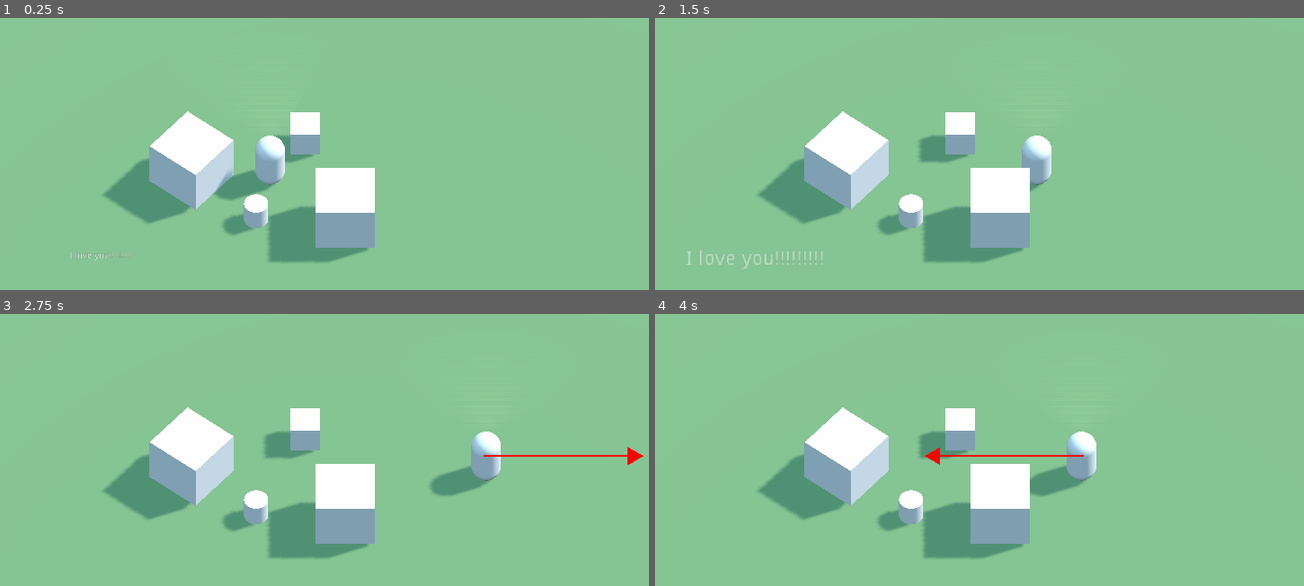
Above: before the commit, frames 1-4 (two rows, left to right).
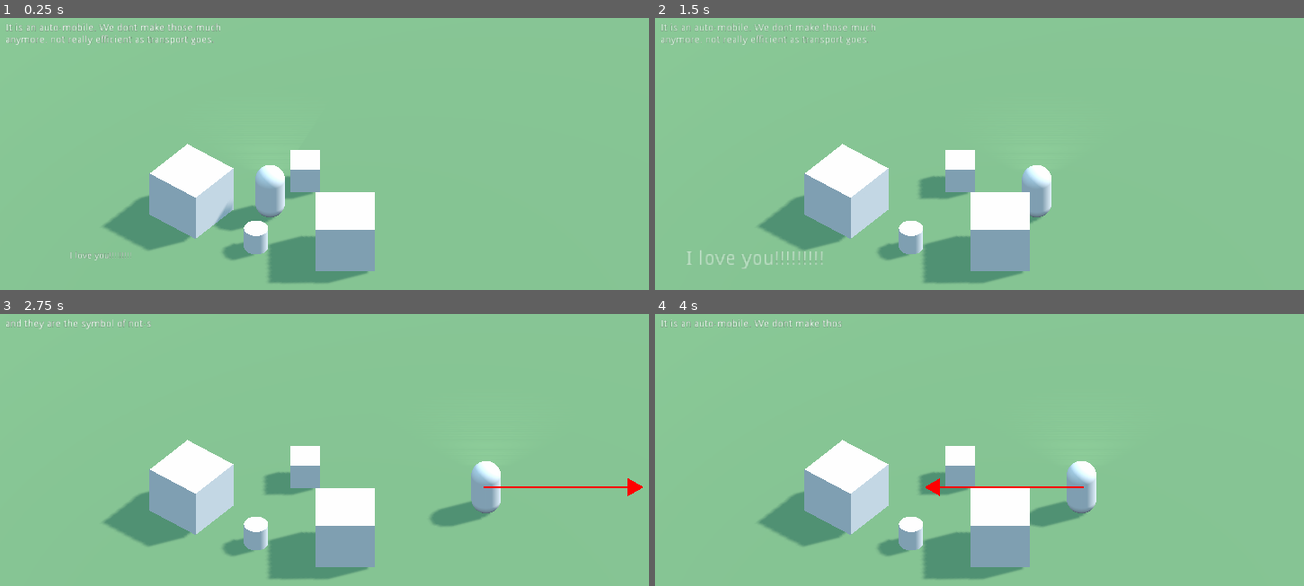
Above: after the commit, the same moments.

Repository: anthonyec/201009_godot_test
Game: Godot game, scene res://scene_3d.tscn
The game is run twice, just before and just after one commit, with the same random seed, the same clock (stepped at 60 frames per second) and the same inputs.
Inputs:
- Up to frame 1 (0.25 s): no input
- Up to frame 2 (1.5 s): hold D (move_right) 0.53-1.28 s; hold Down (ui_down) from 1.28 s (still down)
- Up to frame 3 (2.75 s): release Down (ui_down) at 2.03 s; hold D (move_right) from 2.03 s (still down)
- Up to frame 4 (4 s): release D (move_right) at 2.78 s; hold Up (ui_up) 2.78-3.53 s; tap Enter at 3.5 s; hold A (move_left) from 3.53 s (still down)

The runs differ from the first frame. In frame 1, 14% of the frame differs, in the area x 0-58%, y 1-98%; in frame 2, 14%; in frame 3, 15%, in the area x 0-100%, y 1-98%; in frame 4, 15%.

Commit message:
Add really glitchy scrolly text

Diff:
--- /dev/null
+++ b/dialogue/dialogue.gd
@@ -0,0 +1,139 @@
+extends Control
+
+onready var label = $Label
+onready var tween = $Tween
+
+var duration = 0.5
+var text = { chars = 0 }
+var chars = 0
+
+var currentLineIndex = 0
+var lines = [
+  "It is an auto-mobile. We don’t make those much anymore, not really efficient as transport goes.",
+  "and they are the symbol of not-so-great things...",
+  "It can be a weapon",
+  "It has been used as a weapon… in the past…",
+  "one has to use it carefully, meaningfully and respectfull",
+  "Anyway I think some nerds in a nearby territory still produce a handful, out of sheer passion.",
+  "But this one is unique. This one is a souvenir."
+]
+
+func steppy(_object, key, _elapsed, value):
+  if key != ":chars":
+    return
+
+  var charCount = round(value)
+  var line = lines[currentLineIndex].substr(0, charCount)
+
+  $Label.text= line
+
+func _ready():
+  label.text = lines[0]
+
+func _input(event):
+  if event.is_action_pressed("ui_up"):
+    tickerPrevLine()
+
+  if event.is_action_pressed("ui_down"):
+    tickerNextLine()
+
+
+func showPrevLine():
+  var prevIndex = clamp(currentLineIndex - 1, 0, lines.size() - 1)
+  currentLineIndex = prevIndex;
+  label.text = lines[prevIndex]
+
+func showNextLine():
+  var nextIndex = clamp(currentLineIndex + 1, 0, lines.size() - 1)
+  currentLineIndex = nextIndex;
+  label.text = lines[nextIndex]
+
+func tickerLine():
+  tween.connect("tween_step", self, "steppy")
+
+  tween.interpolate_property(
+    self,
+    "chars",
+    0,
+    lines[currentLineIndex].length(),
+    lines[currentLineIndex].length() * (0.03),
+    Tween.TRANS_LINEAR,
+    Tween.TRANS_LINEAR
+  )
+
+  tween.start()
+
+func tickerPrevLine():
+  showPrevLine()
+  tickerLine()
+
+func tickerNextLine():
+  tween.interpolate_property(
+    label,
+    "modulate",
+    Color(1, 1, 1, 1),
+    Color(1, 1, 1, 0),
+    duration,
+    Tween.EASE_IN_OUT,
+    Tween.EASE_IN_OUT
+  )
+
+  tween.start()
+
+  yield($Tween, "tween_completed")
+
+  showNextLine()
+  tickerLine()
+
+  yield($Tween, "tween_started")
+
+  label.modulate = Color(1, 1, 1, 1)
+
+func animateNextLine():
+  tween.interpolate_property(
+    label,
+    "rect_position",
+    label.rect_position,
+    label.rect_position - Vector2(0, 20),
+    duration,
+    Tween.TRANS_BACK,
+    Tween.EASE_IN_OUT
+  )
+
+  tween.interpolate_property(
+    label,
+    "modulate",
+    Color(1, 1, 1, 1),
+    Color(1, 1, 1, 0),
+    duration,
+    Tween.EASE_IN_OUT,
+    Tween.EASE_IN_OUT
+  )
+
+  tween.start()
+
+  yield($Tween, "tween_completed")
+
+  showNextLine()
+
+  tween.interpolate_property(
+    label,
+    "rect_position",
+    label.rect_position + Vector2(0, 40),
+    label.rect_position + Vector2(0, 20),
+    duration,
+    Tween.TRANS_BACK,
+    Tween.EASE_IN_OUT
+  )
+
+  tween.interpolate_property(
+    label,
+    "modulate",
+    Color(1, 1, 1, 0),
+    Color(1, 1, 1, 1),
+    duration,
+    Tween.EASE_IN_OUT,
+    Tween.EASE_IN_OUT
+  )
+
+  tween.start()
--- /dev/null
+++ b/dialogue/dialogue.tscn
@@ -0,0 +1,24 @@
+[gd_scene load_steps=2 format=2]
+
+[ext_resource path="res://dialogue/dialogue.gd" type="Script" id=1]
+
+[node name="Control" type="Control"]
+anchor_right = 1.0
+anchor_bottom = 1.0
+script = ExtResource( 1 )
+__meta__ = {
+"_edit_use_anchors_": false
+}
+
+[node name="Label" type="Label" parent="."]
+margin_left = 64.0
+margin_top = 64.0
+margin_right = 384.0
+margin_bottom = 112.0
+text = "It is an auto-mobile. We don’t make those much anymore, not really efficient as transport goes, and they are the symbol of not-so-great things. "
+autowrap = true
+__meta__ = {
+"_edit_use_anchors_": false
+}
+
+[node name="Tween" type="Tween" parent="."]
--- a/player/player.gd
+++ b/player/player.gd
@@ -10,12 +10,26 @@
 func _process(delta: float):
 	var direction: Vector3 = Vector3(0, 0, 0)
 
+	var horizontalAxis = Input.get_action_strength("move_right") - Input.get_action_strength("move_left")
 	var verticalAxis = Input.get_action_strength("move_down") - Input.get_action_strength("move_up")
-	var horizontalAxis = Input.get_action_strength("move_right") - Input.get_action_strength("move_left")
 
-	direction += Vector3(horizontalAxis, 0, verticalAxis) * speed
+	var error = 1.1
+
+	var input = Vector2(
+		clamp(horizontalAxis * error, -1, 1),
+		clamp(verticalAxis * error, -1, 1)
+	);
+
+	var inputCircle = Vector2(
+		input.x * sqrt(1 - input.y * input.y * 0.5),
+		input.y * sqrt(1 - input.x * input.x * 0.5)
+	)
+
+	# inputCircle = inputCircle.normalized()
+
+	direction += Vector3(inputCircle.x, 0, inputCircle.y) * speed
 
 	var player_position = self.global_transform.origin;
+
 	debug_overlay.draw.add_vector(player_position, player_position + direction, 3, Color(1, 0, 0, 1))
-
 	move_and_collide(direction * delta)
--- a/project.godot
+++ b/project.godot
@@ -23,30 +23,30 @@
 
 [autoload]
 
-DebugOverlay="*res://debug_overlay/debug_overlay.gd"
+DebugOverlay="res://debug_overlay/debug_overlay.gd"
 
 [input]
 
 move_left={
-"deadzone": 0.5,
+"deadzone": 0.1,
 "events": [ Object(InputEventKey,"resource_local_to_scene":false,"resource_name":"","device":0,"alt":false,"shift":false,"control":false,"meta":false,"command":false,"pressed":false,"scancode":65,"unicode":0,"echo":false,"script":null)
 , Object(InputEventJoypadMotion,"resource_local_to_scene":false,"resource_name":"","device":0,"axis":0,"axis_value":-1.0,"script":null)
  ]
 }
 move_right={
-"deadzone": 0.5,
+"deadzone": 0.1,
 "events": [ Object(InputEventKey,"resource_local_to_scene":false,"resource_name":"","device":0,"alt":false,"shift":false,"control":false,"meta":false,"command":false,"pressed":false,"scancode":68,"unicode":0,"echo":false,"script":null)
 , Object(InputEventJoypadMotion,"resource_local_to_scene":false,"resource_name":"","device":0,"axis":0,"axis_value":1.0,"script":null)
  ]
 }
 move_up={
-"deadzone": 0.5,
+"deadzone": 0.1,
 "events": [ Object(InputEventKey,"resource_local_to_scene":false,"resource_name":"","device":0,"alt":false,"shift":false,"control":false,"meta":false,"command":false,"pressed":false,"scancode":87,"unicode":0,"echo":false,"script":null)
 , Object(InputEventJoypadMotion,"resource_local_to_scene":false,"resource_name":"","device":0,"axis":1,"axis_value":-1.0,"script":null)
  ]
 }
 move_down={
-"deadzone": 0.5,
+"deadzone": 0.1,
 "events": [ Object(InputEventKey,"resource_local_to_scene":false,"resource_name":"","device":0,"alt":false,"shift":false,"control":false,"meta":false,"command":false,"pressed":false,"scancode":83,"unicode":0,"echo":false,"script":null)
 , Object(InputEventJoypadMotion,"resource_local_to_scene":false,"resource_name":"","device":0,"axis":1,"axis_value":1.0,"script":null)
  ]
--- a/scene_3d.tscn
+++ b/scene_3d.tscn
@@ -1,9 +1,10 @@
-[gd_scene load_steps=11 format=2]
+[gd_scene load_steps=12 format=2]
 
 [ext_resource path="res://pop_label/pop_label.tscn" type="PackedScene" id=1]
 [ext_resource path="res://player/player.tscn" type="PackedScene" id=2]
 [ext_resource path="res://1m_cube.dae" type="PackedScene" id=3]
 [ext_resource path="res://floor/floor.tres" type="Material" id=4]
+[ext_resource path="res://dialogue/dialogue.tscn" type="PackedScene" id=5]
 [ext_resource path="res://debug_overlay/debug_draw_3d.gd" type="Script" id=6]
 
 [sub_resource type="CylinderMesh" id=1]
@@ -30,7 +31,7 @@
 label_text = "I love you!!!!!!!!!"
 
 [node name="Camera" type="Camera" parent="."]
-transform = Transform( 1, 0, 0, 0, 0.647389, 0.76216, 0, -0.76216, 0.647389, -5.62668e-05, 9.70942, 8.74915 )
+transform = Transform( 1, 0, 0, 0, 0.766044, 0.642788, 0, -0.642788, 0.766044, -5.62668e-05, 7.54238, 7.79426 )
 projection = 1
 fov = 60.0
 size = 14.1198
@@ -84,3 +85,5 @@
 __meta__ = {
 "_edit_use_anchors_": false
 }
+
+[node name="Control" parent="." instance=ExtResource( 5 )]
